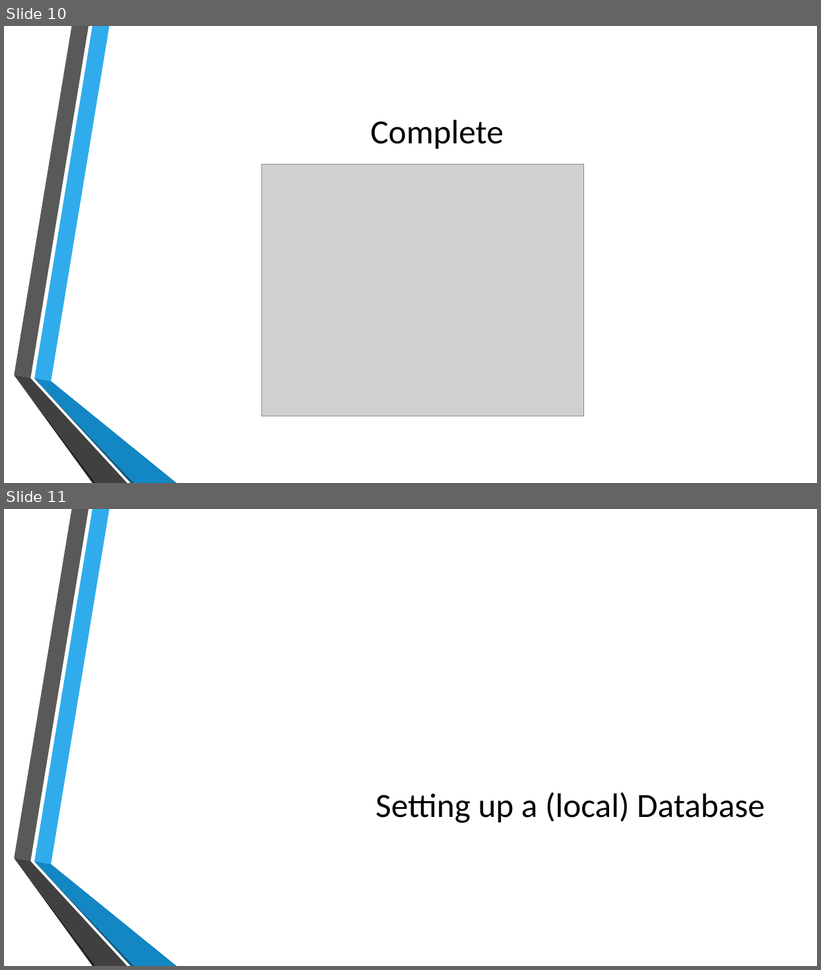
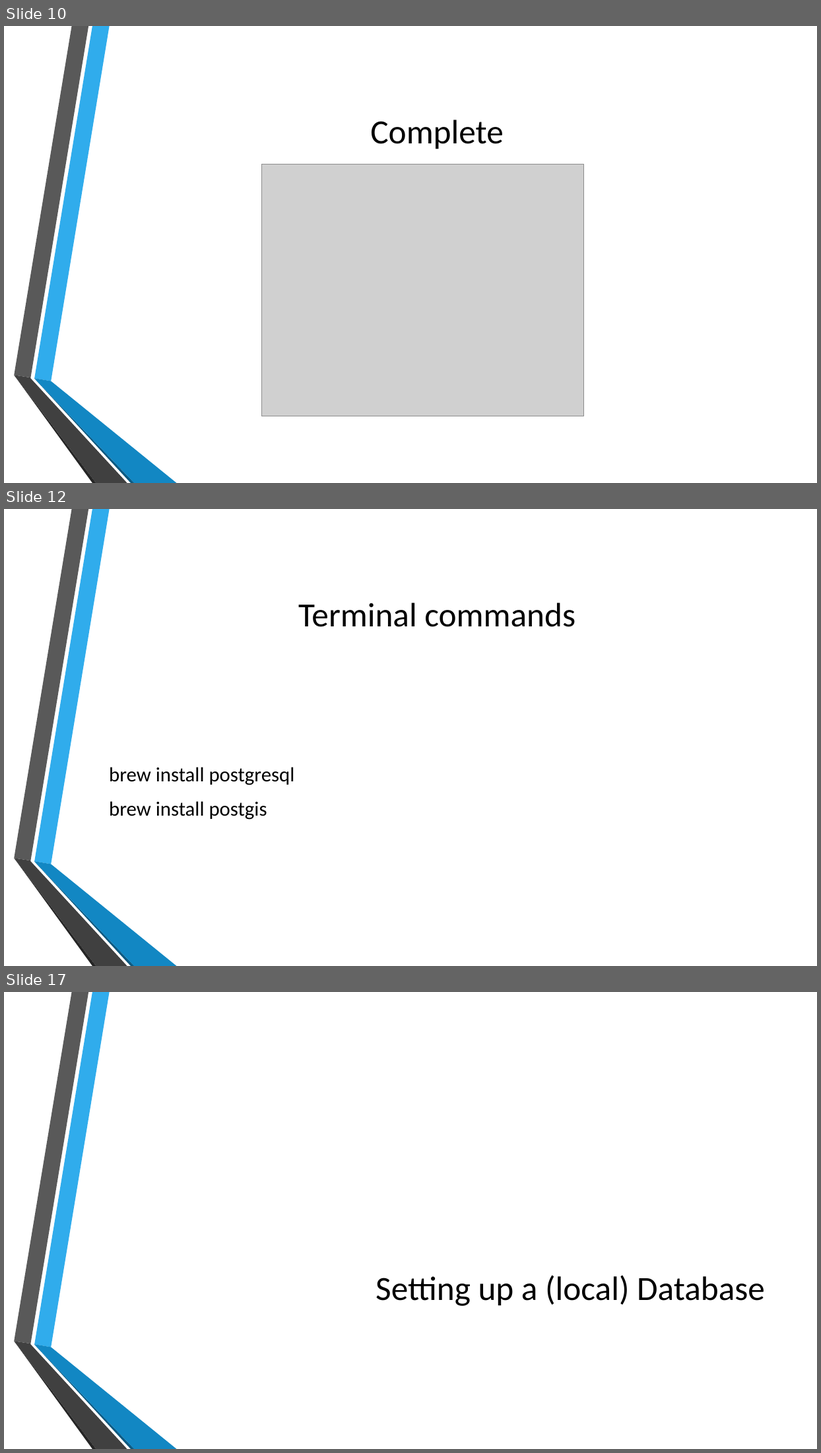
Before and after one commit to MGIS-UMN/GIS5577_week1, a slide deck: Setting_up_PostgreSQL.odp. Shown one above the other, each under a label of ours: slides 10 and 11 before the commit, slides 10, 12 and 17 after it; the slides between them are not shown. The pictures are 821x970 and 821x1453 pixels, drawn with LibreOffice and Linux fonts; fonts in the diff are those of the drawing; grey boxes stand for pictures; background and template pictures are left out. Boxes give left, top, right and bottom in pixels: in the first picture for what was removed or moved away, otherwise in the second. Text is boxed around its words. In the diff, an @@ line names an element or a change of style, - is before the commit and + after.

Commit message:
Updated with install images for Mac and commands for Ubuntu

```diff
--- a/Setting_up_PostgreSQL.odp
+++ b/Setting_up_PostgreSQL.odp
@@ slide 12 added at [4,509,817,966], background picture (left out); not listed: 6 template elements that a slide beside it also shows @@
@@ title added at [298,603,576,627], 40 pt, text #000000 @@
+Terminal commands
@@ text added at [109,767,295,820], 24 pt, text #000000 @@
+brew install postgresql
+brew install postgis
@@ what was slide 11 is now slide 17 @@
```
Also in this commit, not shown: 5 other slides added.
